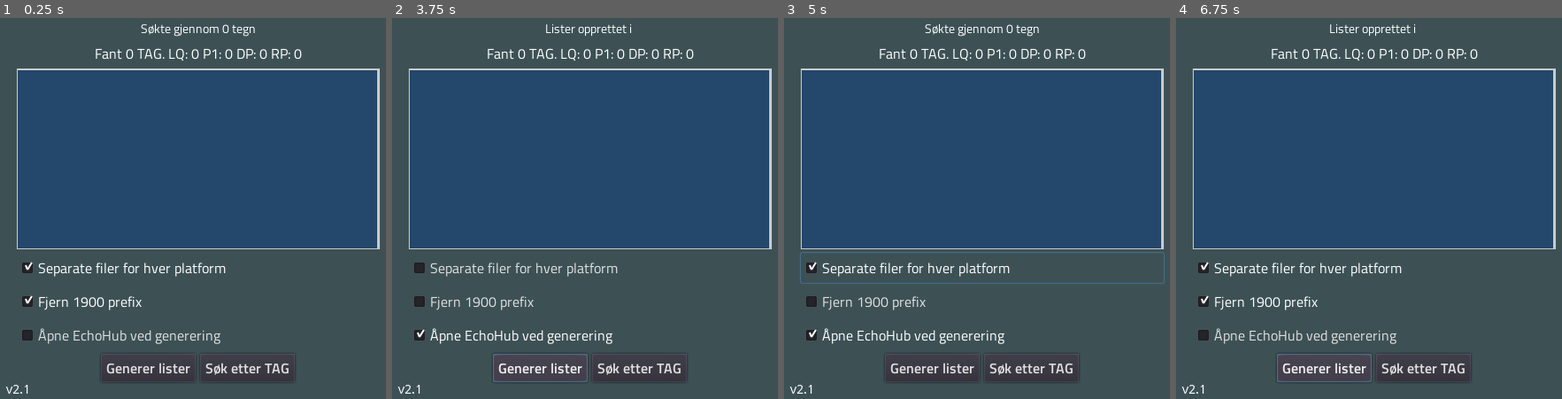
Above: before the commit, frames 1-4 (left to right).
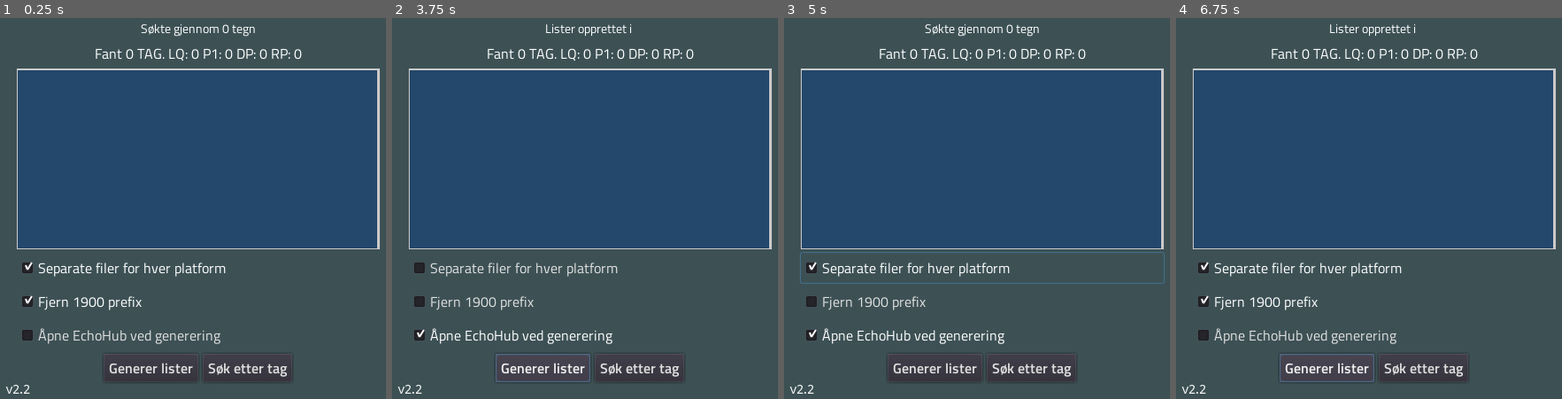
Above: after the commit, the same moments.

Repository: Keroflux/tagfinder
Game: Godot game, scene res://TagFinder.tscn
The game is run twice, just before and just after one commit, with the same random seed, the same clock (stepped at 60 frames per second) and the same inputs.
Inputs:
- Up to frame 1 (0.25 s): no input
- Up to frame 2 (3.75 s): click "Søk etter TAG" (after the commit: "Søk etter tag") at 0.5 s; click "Separate filer for hver platf…" at 1.25 s; click "Fjern 1900 prefix" at 2 s; click "Åpne EchoHub ved generering" at 2.75 s; click "Generer lister" at 3.5 s
- Up to frame 3 (5 s): click "Separate filer for hver platf…" at 4.25 s
- Up to frame 4 (6.75 s): click "Fjern 1900 prefix" at 5 s; click "Åpne EchoHub ved generering" at 5.75 s; click "Generer lister" at 6.5 s

The runs differ from the first frame. In frame 1, 0.7% of the frame differs, in the area x 6-77%, y 88-99%; in frame 2, 0.8%; in frame 3, 0.7%; in frame 4, 0.8%.

Commit message:
Laget funksjon for å søke på alle tag i Echo

Diff:
--- a/Script/TagFinder.gd
+++ b/Script/TagFinder.gd
@@ -1,6 +1,6 @@
 extends Control
 
-var version = "v2.1"
+var version = "v2.2"
 var dir = OS.get_system_dir(2) # Får adressen til dokumenter. Brukes til lagring
 
 var re = RegEx.new()
@@ -17,6 +17,7 @@
 
 
 func _ready():
+	$Version.text = version
 	search() # Kjører et søk ved oppstart av programmet
 
 
@@ -140,7 +141,43 @@
 	var plant
 	if index.begins_with("A"):
 		plant = "JSA"
+	elif index.begins_with("D"):
+		plant = "JSD"
+	elif index.begins_with("R"):
+		plant = "JSR"
+	else:
+		plant = "JSL"
 	OS.shell_open("echo://tag/?tag=" + str(index) + "&plant=" + str(plant))
+
+
+func _on_Open_Echo_all(platform):
+	var tag : PoolStringArray = []
+	var echoTag
+	var plant
+
+	if platform == 0:
+		plant = "JSL"
+		for t in TAGL:
+			t = t.lstrip("0123456789.-")
+			tag.append(t)
+	elif platform == 1:
+		plant = "JSA"
+		for t in TAGA:
+			t = t.lstrip("0123456789.-")
+			tag.append(t)
+	elif platform == 2:
+		plant = "JSD"
+		for t in TAGD:
+			t = t.lstrip("0123456789.-")
+			tag.append(t)
+	elif platform == 3:
+		plant = "JSR"
+		for t in TAGR:
+			t = t.lstrip("0123456789.-")
+			tag.append(t)
+
+	echoTag = tag.join(",")
+	OS.shell_open("echo://tag/?tag=" + str(echoTag) + "&plant=" + str(plant))
 
 
 # Funksjon for å lagre tag i .txt filer
--- a/TagFinder.tscn
+++ b/TagFinder.tscn
@@ -155,8 +155,8 @@
 alignment = 1
 
 [node name="GenererLister" type="Button" parent="MC/VBC/HBC"]
-margin_left = 95.0
-margin_right = 202.0
+margin_left = 98.0
+margin_right = 205.0
 margin_bottom = 32.0
 rect_min_size = Vector2( 100, 20 )
 hint_tooltip = "Lagrer .txt fil med TAG i
@@ -168,13 +168,13 @@
 }
 
 [node name="Reload" type="Button" parent="MC/VBC/HBC"]
-margin_left = 207.0
-margin_right = 314.0
+margin_left = 210.0
+margin_right = 311.0
 margin_bottom = 32.0
 rect_min_size = Vector2( 100, 20 )
 hint_tooltip = "Søker gjennom kopiert tekst på nytt"
 custom_fonts/font = SubResource( 6 )
-text = "Søk etter TAG"
+text = "Søk etter tag"
 __meta__ = {
 "_edit_use_anchors_": false
 }
